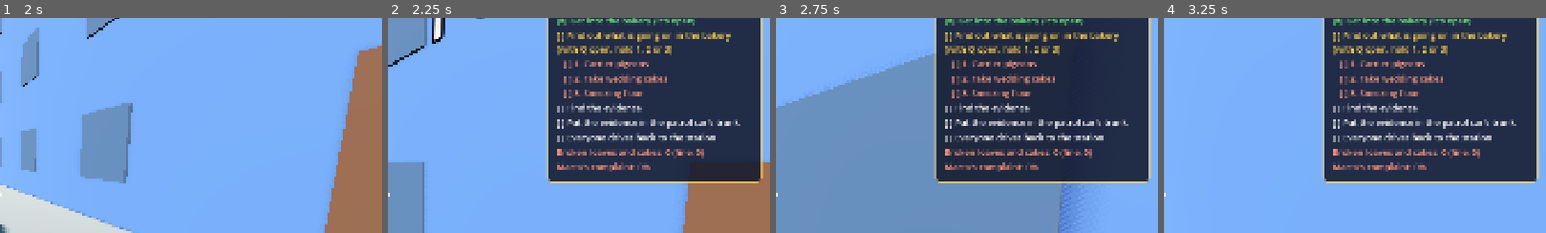
Above: before the commit, frames 1-4 (left to right).
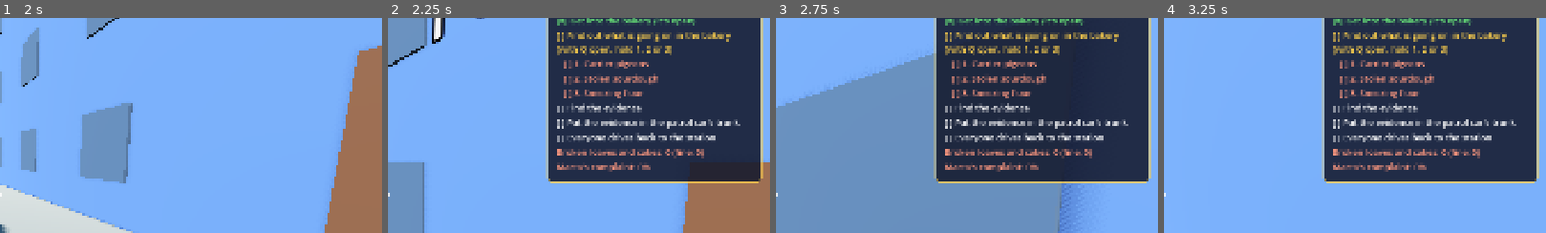
Above: after the commit, the same moments.

Repository: cristiangelini/BPD
Game: Godot game, scene res://scenes/levels/bakery.tscn
Two runs of this game, one before a commit and one after it. Both use one fixed random seed, a clock stepped at 60 frames per second and the inputs below. This scene is started directly instead of the project's main scene.
Inputs (mouse positions are % of the whole screen's width and height, from its top left):
- Up to frame 1 (2 s): tap Enter at 0.5 s; move the mouse to (72, 45) at 0.52 s; hold D (move_right) 0.53-1.28 s; hold R (ask) 0.53-1.28 s; click (72, 45) at 0.67 s; tap Space (jump) at 0.77, 1.52 s; tap G (drop) at 0.8, 1.35 s; move the mouse to (45, 50) at 1.27 s; hold W (move_forward) from 1.28 s (still down); click (45, 50) at 1.55 s
- Up to frame 2 (2.25 s): keep holding W (move_forward); tap Space (jump) at 2 s; move the mouse to (52, 48) at 2.02 s; hold Shift (run) from 2.03 s (still down); click (52, 48) at 2.1 s
- Up to frame 3 (2.75 s): keep holding W (move_forward); keep holding Shift (run)
- Up to frame 4 (3.25 s): keep holding W (move_forward); move the mouse to (49, 52) at 2.77 s; release Shift (run) at 2.78 s; tap Shift (run) at 2.85 s; click (49, 52) at 2.92 s; tap Space (jump) at 3.02 s; tap E (use) at 3.05 s
The pictures show only the part of the screen within x 50-100%, y 9-59%; the shares and areas given below are measured in that part.

Frame 1 is identical in both runs. In frame 2, 0.4% of the frame differs, in the area x 51-73%, y 25-32%; in frame 3, 0.5%; in frame 4, 0.4%.

Commit message:
Add the bakery's sweet bread lottery story
Co-Authored-By: Claude Opus 5.5 (1M context) <noreply@anthropic.com>
Claude-Session: https://claude.ai/code/session_01UXwRy4nCUmp8Zcg5tBLZhH

Diff:
--- /dev/null
+++ b/scenes/props/lottery_ticket.tscn
@@ -0,0 +1,27 @@
+[gd_scene format=3]
+
+[ext_resource type="Script" path="res://scripts/props/evidence.gd" id="1"]
+[ext_resource type="PackedScene" path="res://assets/models/lottery_ticket.glb" id="2"]
+
+[sub_resource type="BoxShape3D" id="Shape"]
+size = Vector3(0.06, 0.02, 0.1)
+
+[node name="LotteryTicket" type="RigidBody3D"]
+collision_layer = 4
+collision_mask = 15
+mass = 0.01
+script = ExtResource("1")
+full_value = 1500.0
+safe_speed = 20.0
+
+[node name="Shape" type="CollisionShape3D" parent="."]
+shape = SubResource("Shape")
+
+[node name="Model" parent="." instance=ExtResource("2")]
+
+[node name="ValueLabel" type="Label3D" parent="."]
+transform = Transform3D(1, 0, 0, 0, 1, 0, 0, 0, 1, 0, 0.2, 0)
+billboard = 1
+pixel_size = 0.004
+outline_size = 8
+text = "0"
--- /dev/null
+++ b/scenes/props/number_list.tscn
@@ -0,0 +1,26 @@
+[gd_scene format=3]
+
+[ext_resource type="Script" path="res://scripts/props/number_list.gd" id="1"]
+[ext_resource type="PackedScene" path="res://assets/models/number_list.glb" id="2"]
+
+[sub_resource type="BoxShape3D" id="Shape"]
+size = Vector3(0.15, 0.02, 0.21)
+
+[node name="NumberList" type="RigidBody3D"]
+collision_layer = 4
+collision_mask = 15
+mass = 0.1
+script = ExtResource("1")
+full_value = 200.0
+
+[node name="Shape" type="CollisionShape3D" parent="."]
+shape = SubResource("Shape")
+
+[node name="Model" parent="." instance=ExtResource("2")]
+
+[node name="ValueLabel" type="Label3D" parent="."]
+transform = Transform3D(1, 0, 0, 0, 1, 0, 0, 0, 1, 0, 0.2, 0)
+billboard = 1
+pixel_size = 0.004
+outline_size = 8
+text = "0"
--- /dev/null
+++ b/scenes/props/sweet_bread.tscn
@@ -0,0 +1,22 @@
+[gd_scene format=3]
+
+[ext_resource type="Script" path="res://scripts/props/bread.gd" id="1"]
+[ext_resource type="PackedScene" path="res://assets/models/sweet_bread.glb" id="2"]
+[ext_resource type="PackedScene" path="res://assets/models/sweet_bread_half.glb" id="3"]
+
+[sub_resource type="CylinderShape3D" id="Shape"]
+height = 0.14
+radius = 0.11
+
+[node name="SweetBread" type="RigidBody3D"]
+collision_layer = 4
+collision_mask = 15
+mass = 0.5
+script = ExtResource("1")
+half_model = ExtResource("3")
+half_size = Vector3(0.11, 0.14, 0.22)
+
+[node name="Shape" type="CollisionShape3D" parent="."]
+shape = SubResource("Shape")
+
+[node name="Model" parent="." instance=ExtResource("2")]
--- /dev/null
+++ b/scripts/case/bakery/lottery_rig.gd
@@ -0,0 +1,51 @@
+class_name LotteryRig
+extends BakeryRig
+
+## The sweet bread lottery (panaderia.md, "La lotería del pan"): Marta raffles ten sweet breads with a number in sugar
+## on top, cooling on the kneading table, and the winning ticket she kept is baked into one of them. The list of
+## numbers, hidden in the bakery, says which one. Every number here is (propuesta).
+
+const SWEET_SCENE := preload("res://scenes/props/sweet_bread.tscn")
+const TICKET_SCENE := preload("res://scenes/props/lottery_ticket.tscn")
+const COUNT := 10
+## Two rows of five on the kneading table, clear of the clue note that can lie at its west end.
+const TABLE_TOP := 0.91
+const ROW_X := [2.95, 3.85, 4.25, 4.65, 5.05]
+const ROW_Z := [-2.75, -2.25]
+const HALF_HEIGHT := 0.07
+
+var sweets: Array[Bread] = []
+## The winning sweet bread's number (1 to COUNT).
+var winning := 0
+
+
+func setup(place: Bakery) -> void:
+	super.setup(place)
+	var rng := RandomNumberGenerator.new()
+	rng.seed = place.case_seed * 17 + 3
+	winning = rng.randi_range(1, COUNT)
+	for i in COUNT:
+		var sweet: Bread = SWEET_SCENE.instantiate()
+		sweet.position = Vector3(ROW_X[i % ROW_X.size()], TABLE_TOP + HALF_HEIGHT + 0.01, ROW_Z[i / ROW_X.size()])
+		sweet.add_child(_number(i + 1))
+		place.add_child(sweet)
+		sweet.broken.connect(place._on_goods_broken)
+		sweets.append(sweet)
+	place.main = TICKET_SCENE.instantiate()
+	sweets[winning - 1].stuff(place.main, false)
+	for extra in place.extras:
+		if extra is NumberList:
+			(extra as NumberList).winning = winning
+
+
+## The number painted in sugar on top of a sweet bread.
+func _number(n: int) -> Label3D:
+	var label := Label3D.new()
+	label.text = str(n)
+	label.position.y = HALF_HEIGHT + 0.005
+	label.rotation.x = -PI / 2
+	label.pixel_size = 0.002
+	label.font_size = 64
+	label.outline_size = 6
+	label.outline_modulate = Color(0.55, 0.3, 0.1)
+	return label
--- a/scripts/levels/bakery.gd
+++ b/scripts/levels/bakery.gd
@@ -63,6 +63,15 @@
 		"extra_keys": ["OBJ_EXTRA_SAMPLE_CAKE", "OBJ_EXTRA_PHOTOS"],
 		"rig": preload("res://scripts/case/bakery/wedding_rig.gd"),
 	},
+	"lottery": {
+		"briefing": ["BRIEF_RIGHT", "BRIEF_LOTTERY_B", "BRIEF_LOTTERY_C", "BRIEF_LOTTERY_D"],
+		"find": "OBJ_FIND_LOTTERY",
+		"hidden": [preload("res://scenes/props/number_list.tscn")],
+		"half_heights": [0.01],
+		"heavy": [false],
+		"extra_keys": ["OBJ_EXTRA_NUMBER_LIST"],
+		"rig": preload("res://scripts/case/bakery/lottery_rig.gd"),
+	},
 }
 const FLOUR_SCENE := preload("res://scenes/props/flour_sack.tscn")
 ## The storeroom's flour sacks: four on the floor and one on top. In the sneezing story one is the pepper sack.
--- a/scripts/props/bread.gd
+++ b/scripts/props/bread.gd
@@ -18,8 +18,14 @@
 const HALF_MODEL := preload("res://assets/models/bread_half.glb")
 const HALF_LIFE := 20.0
 
+## What a half looks like and its box (a sweet bread splits into round halves).
+@export var half_model: PackedScene = HALF_MODEL
+@export var half_size := Vector3(0.17, 0.13, 0.15)
+
 ## What it hides, kept out of the tree until the loaf breaks; null for a plain loaf.
 var filling: Node3D
+## Whether the filling gives itself away by its weight (a slip of paper doesn't).
+var feels_heavy := true
 var is_broken := false
 var _stretched := 0.0
 var _impacts := ImpactTracker.new()
@@ -30,9 +36,10 @@
 	max_contacts_reported = 4
 
 
-## Puts `item` inside: the loaf weighs that much more.
-func stuff(item: Node3D) -> void:
+## Puts `item` inside: the loaf weighs that much more, and with `heavy` it feels heavier when grabbed.
+func stuff(item: Node3D, heavy := true) -> void:
 	filling = item
+	feels_heavy = heavy
 	if item is RigidBody3D:
 		mass += (item as RigidBody3D).mass * 4.0
 
@@ -40,7 +47,7 @@
 func hold(holder_id: int, point: Vector3) -> void:
 	var first := not holders.has(holder_id)
 	super.hold(holder_id, point)
-	if first and filling:
+	if first and filling and feels_heavy:
 		var grabber := instance_from_id(holder_id) as Node
 		if grabber and grabber.get_parent() is Cop:
 			(grabber.get_parent() as Cop).show_hint("HINT_HEAVY_BREAD")
@@ -124,14 +131,14 @@
 	half.collision_mask = collision_mask
 	var shape := CollisionShape3D.new()
 	var box := BoxShape3D.new()
-	box.size = Vector3(0.17, 0.13, 0.15)
+	box.size = half_size
 	shape.shape = box
 	half.add_child(shape)
-	var look: Node3D = HALF_MODEL.instantiate()
+	var look: Node3D = half_model.instantiate()
 	look.rotation.y = PI if side < 0.0 else 0.0
 	half.add_child(look)
 	get_parent().add_child(half)
-	half.global_transform = global_transform.translated_local(Vector3(side * 0.1, 0, 0))
+	half.global_transform = global_transform.translated_local(Vector3(side * half_size.x * 0.6, 0, 0))
 	half.linear_velocity = global_basis.x * side * 0.8 + Vector3.UP * 0.5
 	half.get_tree().create_timer(HALF_LIFE).timeout.connect(half.queue_free)
 	return half
--- /dev/null
+++ b/scripts/props/number_list.gd
@@ -0,0 +1,18 @@
+class_name NumberList
+extends Evidence
+
+## The lottery story's list of numbers (panaderia.md, "La lotería del pan"): one number is circled. The first time a
+## cop grabs it they read which sweet bread hides the ticket.
+
+## The circled number, set by the story's rig.
+var winning := 0
+
+
+func hold(holder_id: int, point: Vector3) -> void:
+	var first := not holders.has(holder_id)
+	super.hold(holder_id, point)
+	if not first:
+		return
+	var grabber := instance_from_id(holder_id) as Node
+	if grabber and grabber.get_parent() is Cop:
+		(grabber.get_parent() as Cop).show_hint(tr("HINT_NUMBER_LIST") % winning)
--- /dev/null
+++ b/tests/unit/test_bakery_lottery.gd
@@ -0,0 +1,91 @@
+extends GutTest
+
+## The bakery's fifth story, the sweet bread lottery (docs/diseno/panaderia.md, "La lotería del pan").
+
+const BAKERY_SCENE := preload("res://scenes/levels/bakery.tscn")
+
+
+func _bakery(case_seed := 5) -> Bakery:
+	var bakery: Bakery = BAKERY_SCENE.instantiate()
+	bakery.story_id = "lottery"
+	bakery.case_seed = case_seed
+	bakery.get_node("Cop").input_enabled = false
+	bakery.get_node("Cop/Grabber").input_enabled = false
+	add_child_autofree(bakery)
+	bakery._customer_wait = 999.0
+	return bakery
+
+
+func test_ten_numbered_sweet_breads_and_only_the_winner_hides_the_ticket() -> void:
+	var bakery := _bakery()
+	await wait_physics_frames(5)
+	var rig: LotteryRig = bakery.rig
+	assert_eq(rig.sweets.size(), LotteryRig.COUNT)
+	var numbers := []
+	for sweet in rig.sweets:
+		numbers.append((sweet.find_children("*", "Label3D", false, false)[0] as Label3D).text)
+		assert_true(sweet.global_position.y > 0.9, "cooling on the kneading table")
+	assert_eq(numbers, ["1", "2", "3", "4", "5", "6", "7", "8", "9", "10"])
+	var stuffed := rig.sweets.filter(func(sweet: Bread) -> bool: return sweet.filling != null)
+	assert_eq(stuffed.size(), 1)
+	assert_eq(stuffed[0], rig.sweets[rig.winning - 1])
+	assert_eq(bakery.main, stuffed[0].filling)
+	assert_has(bakery.raid.suspicions, "lottery")
+
+
+func test_the_winner_is_drawn_with_the_seed() -> void:
+	var drawn := {}
+	for case_seed in range(1, 8):
+		var bakery := _bakery(case_seed)
+		await wait_physics_frames(1)
+		drawn[bakery.rig.winning] = true
+		bakery.free()
+	assert_gt(drawn.size(), 2)
+
+
+func test_the_ticket_is_too_light_to_give_the_bread_away() -> void:
+	var bakery := _bakery()
+	await wait_physics_frames(2)
+	var cop: Cop = bakery.get_node("Cop")
+	var sweet: Bread = bakery.rig.sweets[bakery.rig.winning - 1]
+	sweet.hold(cop.get_node("Grabber").get_instance_id(), sweet.global_position)
+	assert_ne(cop._hint.text, "HINT_HEAVY_BREAD")
+	assert_false(sweet.feels_heavy)
+
+
+func test_the_list_of_numbers_tells_the_winner() -> void:
+	var bakery := _bakery()
+	await wait_physics_frames(2)
+	assert_eq(bakery.extras.size(), 1)
+	var list: NumberList = bakery.extras[0]
+	assert_eq(list.winning, bakery.rig.winning)
+	var cop: Cop = bakery.get_node("Cop")
+	list.hold(cop.get_node("Grabber").get_instance_id(), list.global_position)
+	assert_eq(cop._hint.text, tr("HINT_NUMBER_LIST") % bakery.rig.winning)
+
+
+func test_splitting_a_sweet_bread_is_a_fine_and_the_winner_drops_the_ticket() -> void:
+	var bakery := _bakery()
+	await wait_physics_frames(2)
+	var rig: LotteryRig = bakery.rig
+	var loser := rig.winning % LotteryRig.COUNT
+	rig.sweets[loser].split()
+	await wait_physics_frames(1)
+	assert_eq(bakery.fines, Bread.FINE)
+	rig.sweets[rig.winning - 1].split()
+	await wait_physics_frames(2)
+	assert_true(bakery.main.is_inside_tree(), "the ticket falls out")
+
+
+func test_the_ticket_in_the_trunk_solves_the_case() -> void:
+	var bakery := _bakery()
+	await wait_physics_frames(10)
+	bakery.rig.sweets[bakery.rig.winning - 1].split()
+	await wait_physics_frames(2)
+	var ticket := bakery.main
+	ticket.global_position = bakery.car.to_global(Vector3(0, 0.6, -1.7))
+	await wait_physics_frames(20)
+	assert_true(bakery.car.is_delivered(ticket))
+	assert_true(bakery.raid.mark(bakery.raid.suspicions.find("lottery")))
+	bakery.car.enter(bakery.get_node("Cop"))
+	assert_true(bakery.raid.case_solved)
--- a/translations/texts.csv
+++ b/translations/texts.csv
@@ -281,3 +281,10 @@
 BAKER_PHONE_2,¿Otra vez ustedes? ¡Les dije que la seña no se devuelve!,You again? I told you the deposit is non-refundable!,Vocês de novo? Eu disse que o sinal não é devolvido!
 BAKER_PHONE_3,"Sí, sí, cinco pisos, con los muñequitos... Ahora no puedo, tengo policías en el local.","Yes, yes, five tiers, with the little figures... I can't talk now, I've got cops in the shop.","Sim, sim, cinco andares, com os bonequinhos... Agora não posso, tenho policiais na loja."
 GOSSIP_CLUE_wedding,"«¡Gracias! Mira, anoche vi a Marta esconder algo %s. Y a mi sobrina le cobró una torta de boda que …(271 unchanged characters)…
+BRIEF_LOTTERY_B,"Marta organiza una lotería: diez panes dulces numerados, y al ganador le toca un premio. El boleto ganador nunca apareció, y ella se compró un auto nuevo.","Marta runs a lottery: ten numbered sweet breads, and the winner gets a prize. The winning ticket never turned up, and she bought herself a new car.","A Marta organiza uma loteria: dez pães doces numerados, e o vencedor ganha um prêmio. O bilhete premiado nunca apareceu, e ela comprou um carro novo."
+BRIEF_LOTTERY_C,"Traigan el boleto premiado en el baúl del patrullero: sin eso no hay caso. Está horneado adentro de uno de los panes dulces, y cada pan roto es una multa.","Bring the winning ticket back in the patrol car's trunk: without it there's no case. It's baked inside one of the sweet breads, and every broken bread is a fine.","Tragam o bilhete premiado no porta-malas da viatura: sem isso não tem caso. Está assado dentro de um dos pães doces, e cada pão quebrado é uma multa."
+BRIEF_LOTTERY_D,"Si encuentran la lista de números, mejor: todo suma. Y seguro dice cuál es el pan ganador.","If you find the list of numbers, even better: it all adds up. And it surely says which bread is the winner.","Se acharem a lista de números, melhor: tudo soma. E com certeza diz qual é o pão premiado."
+OBJ_FIND_LOTTERY,Encontrar el boleto premiado (está adentro de un pan dulce),Find the winning ticket (it's inside a sweet bread),Achar o bilhete premiado (está dentro de um pão doce)
+OBJ_EXTRA_NUMBER_LIST,Extra: la lista de números,Extra: the list of numbers,Extra: a lista de números
+HINT_NUMBER_LIST,"La lista tiene un número marcado con un círculo: el %d.","The list has one number circled: %d.","A lista tem um número marcado com um círculo: o %d."
+GOSSIP_CLUE_lottery,"«¡Gracias! Mira, anoche vi a Marta esconder algo %s. Y yo compré cinco números de su lotería y nunca ganó nadie.»","“Thanks! Look, last night I saw Marta hide something %s. And I bought five of her lottery numbers and nobody ever won.”","“Valeu! Olha, ontem à noite vi a Marta esconder algo %s. E eu comprei cinco números da loteria dela e ninguém nunca ganhou.”"
Binary file added: assets/models/lottery_ticket.glb
Not shown, added: assets/models/lottery_ticket.glb.import
Binary file added: assets/models/number_list.glb
Not shown, added: assets/models/number_list.glb.import
Binary file added: assets/models/sweet_bread.glb
Not shown, added: assets/models/sweet_bread.glb.import
Binary file added: assets/models/sweet_bread_half.glb
Not shown, added: assets/models/sweet_bread_half.glb.import
Not shown, added: scripts/case/bakery/lottery_rig.gd.uid
Not shown, added: scripts/props/number_list.gd.uid
Not shown, added: tests/unit/test_bakery_wedding.gd.uid
Not shown, changed: CHANGELOG.md
(and 2 more such lines)
